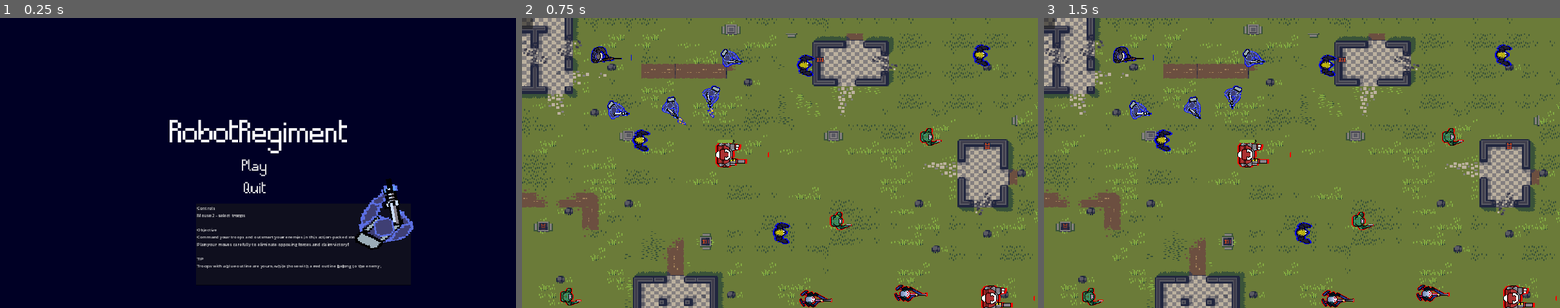
Above: before the commit, frames 1-3 (left to right).
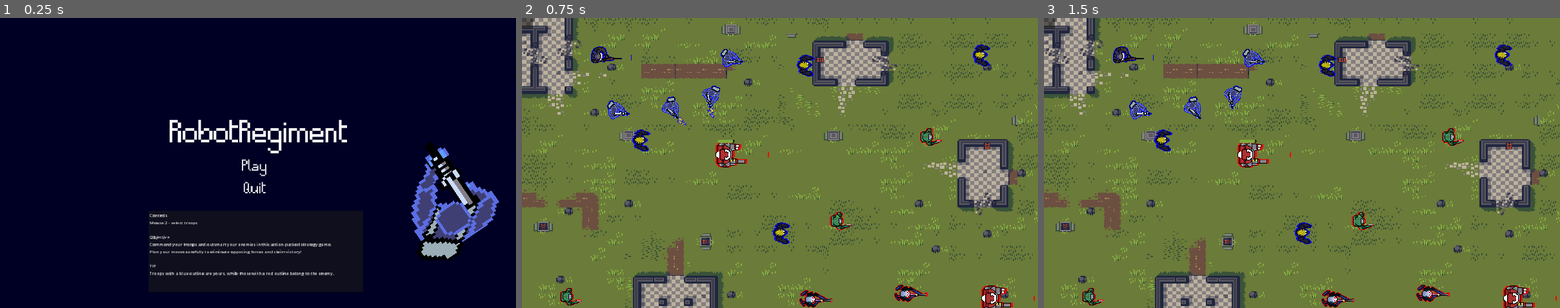
Above: after the commit, the same moments.

Repository: Denomycor/ddj
Game: Godot game, scene res://assets/scenes/game.tscn
Same seed, same stepped clock (60 frames per second), same inputs: the game is played once before the commit and once after it.
Inputs (mouse positions are in pixels of both pictures, inside the frame that each line leads up to):
- Up to frame 1 (0.25 s): no input
- Up to frame 2 (0.75 s): click "Play" at 0.5 s
- Up to frame 3 (1.5 s): tap Enter at 1.25 s; move the mouse to (1415, 148) at 1.27 s; click (1415, 148) at 1.42 s

The runs differ from the first frame. In frame 1, 6.6% of the frame differs, in the area x 29-97%, y 42-89%; in frame 2, nothing differs; in frame 3, nothing differs.

Commit message:
mini fix

Diff:
--- a/assets/scenes/game.tscn
+++ b/assets/scenes/game.tscn
@@ -77,9 +77,9 @@
 
 [node name="Sprite2D" type="Sprite2D" parent="main_menu"]
 z_index = 1
-position = Vector2(1411.63, 679.918)
-rotation = -1.74358
-scale = Vector2(3.20113, 3.36382)
+position = Vector2(1596, 611)
+rotation = -2.16567
+scale = Vector2(5.201, 5.466)
 texture = ExtResource("3_nogq8")
 hframes = 6
 
@@ -175,10 +175,10 @@
 
 [node name="TextEdit" type="TextEdit" parent="main_menu"]
 custom_minimum_size = Vector2(800, 300)
-offset_left = 729.0
-offset_top = 691.0
-offset_right = 1529.0
-offset_bottom = 996.0
+offset_left = 553.0
+offset_top = 718.0
+offset_right = 1353.0
+offset_bottom = 1023.0
 text = "Controls
 Mouse 2 - select troops
 
